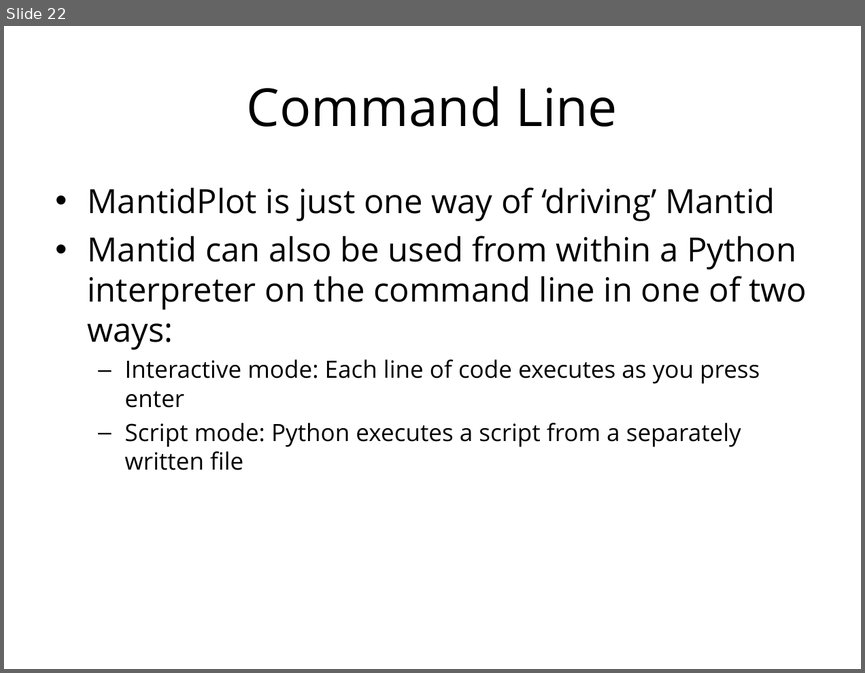
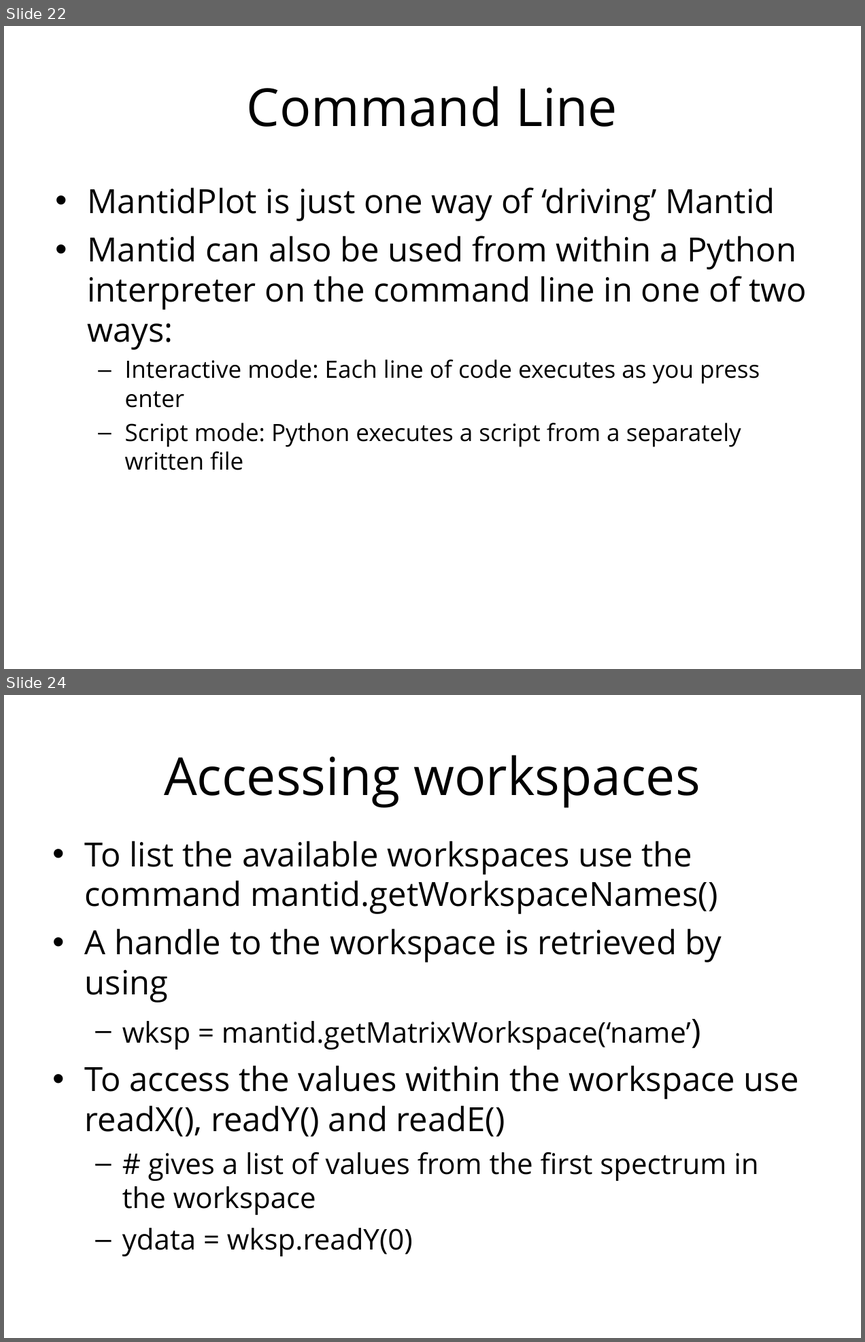
Before and after one commit to mantidproject/documents, a slide deck: Presentations/Python training course/Python in Mantid.ppt. Shown one above the other, each under a label of ours: slide 22 before the commit, slides 22 and 24 after it; the slides between them are not shown. The pictures are 865x673 and 865x1342 pixels, drawn with LibreOffice and Linux fonts; fonts in the diff are those of the drawing; background and template pictures are left out. Boxes give left, top, right and bottom in pixels: in the first picture for what was removed or moved away, otherwise in the second. Text is boxed around its words. In the diff, an @@ line names an element or a change of style, - is before the commit and + after.

```diff
--- a/Presentations/Python training course/Python in Mantid.ppt
+++ b/Presentations/Python training course/Python in Mantid.ppt
@@ slide 24 added at <box>4,695,861,1338</box>, background #FFFFFF @@
@@ title added at <box>164,755,700,808</box>, 44 pt, text #000000 @@
+Accessing workspaces
@@ text added at <box>85,841,799,1256</box>, 28 pt, text #000000 @@
+• To list the available workspaces use the command mantid.getWorkspaceNames()
+• A handle to the workspace is retrieved by using
+  – wksp = mantid.getMatrixWorkspace(‘name’)
+• To access the values within the workspace use readX(), readY() and readE()
+  – # gives a list of values from the first spectrum in the workspace
+  – ydata = wksp.readY(0)
```
Also in this commit, not shown: 1 slide changed, 6 other slides added.
